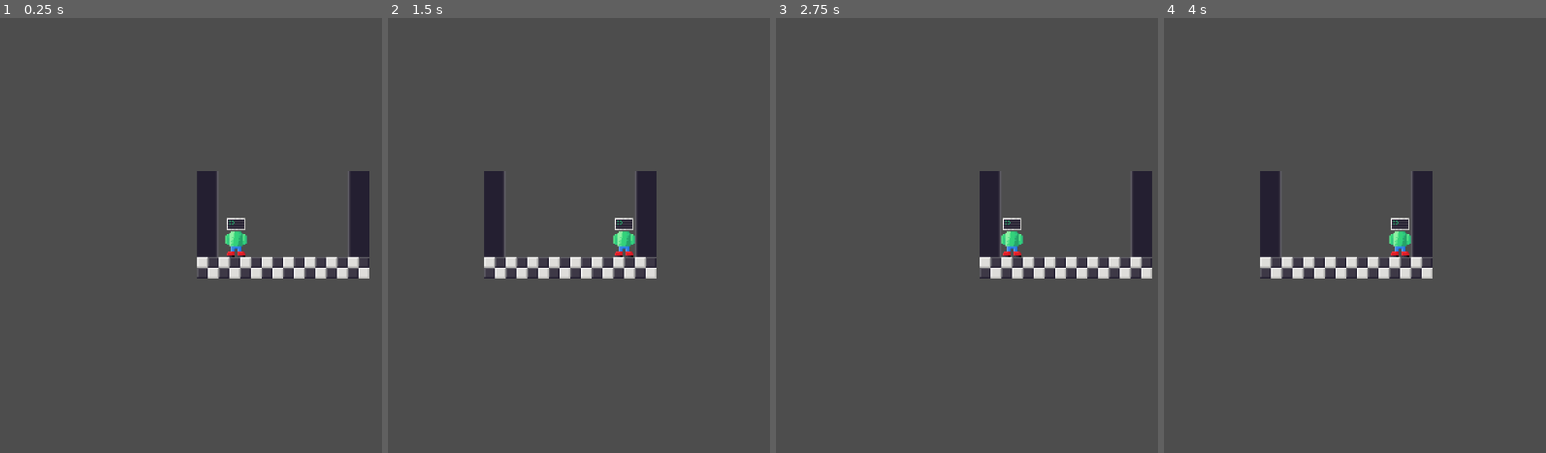
Above: before the commit, frames 1-4 (left to right).
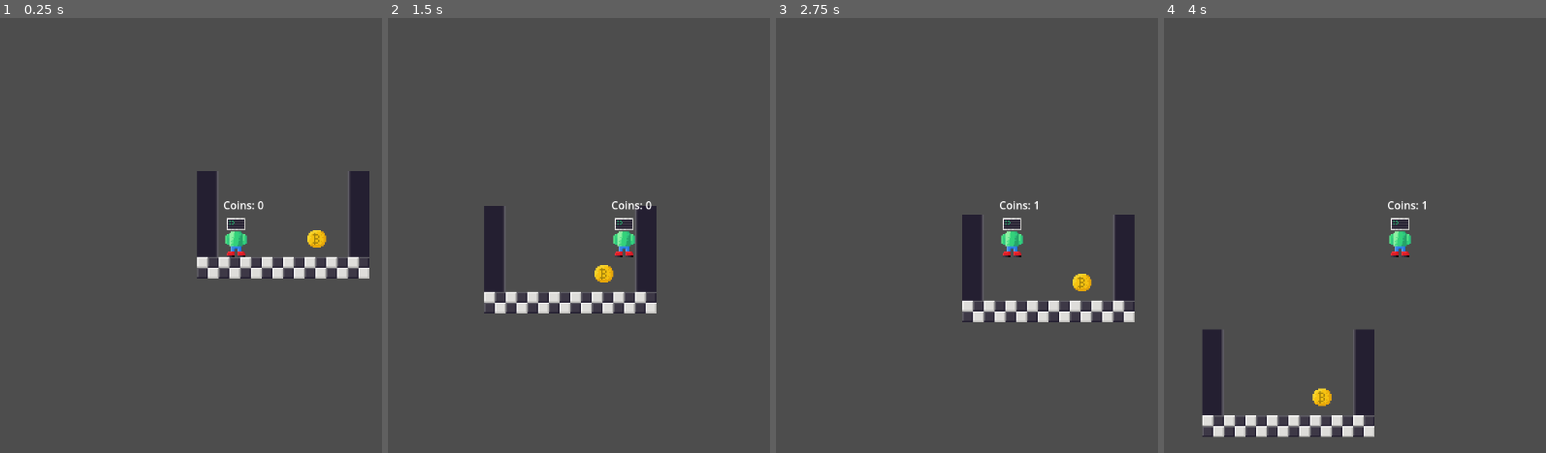
Above: after the commit, the same moments.

Repository: L0UARN/computerman
Game: Godot game, scene res://scenes/level.tscn
Two runs of this game, one before a commit and one after it. Both use one fixed random seed, a clock stepped at 60 frames per second and the inputs below. Before the commit the project has no main scene; this scene is started directly in both runs.
Inputs:
- Up to frame 1 (0.25 s): no input
- Up to frame 2 (1.5 s): tap Enter (ui_accept) at 0.5, 0.6 s; hold Up (Jump, bound only after the commit) 0.53-1.28 s; hold Right (ui_right) from 0.53 s (still down); tap Up (Jump, bound only after the commit) at 1.35 s
- Up to frame 3 (2.75 s): tap Up (Jump, bound only after the commit) at 1.52, 1.82 s; tap Enter (ui_accept) at 1.55, 2.1 s; release Right (ui_right) at 2.03 s; hold Left (ui_left) from 2.03 s (still down); hold Up (Jump, bound only after the commit) from 2.03 s (still down)
- Up to frame 4 (4 s): release Left (ui_left) at 2.78 s; release Up (Jump, bound only after the commit) at 2.78 s; hold Right (ui_right) from 2.78 s (still down); tap Enter (ui_accept) at 2.85 s; tap Up (Jump, bound only after the commit) at 3.02, 3.32 s; hold Up (Jump, bound only after the commit) from 3.53 s (still down)

The runs differ from the first frame. In frame 1, 0.3% of the frame differs, in the area x 58-86%, y 42-53%; in frame 2, 4.3%; in frame 3, 6.7%; in frame 4, 7.1%, in the area x 9-71%, y 35-97%.

Commit message:
Player movement

Diff:
--- a/project.godot
+++ b/project.godot
@@ -11,5 +11,28 @@
 [application]
 
 config/name="ComputerMan"
+run/main_scene="res://scenes/level.tscn"
 config/features=PackedStringArray("4.2", "Forward Plus")
 config/icon="res://icon.svg"
+
+[input]
+
+MoveLeft={
+"deadzone": 0.5,
+"events": [Object(InputEventKey,"resource_local_to_scene":false,"resource_name":"","device":-1,"window_id":0,"alt_pressed":false,"shift_pressed":false,"ctrl_pressed":false,"meta_pressed":false,"pressed":false,"keycode":0,"physical_keycode":65,"key_label":0,"unicode":97,"echo":false,"script":null)
+, Object(InputEventKey,"resource_local_to_scene":false,"resource_name":"","device":-1,"window_id":0,"alt_pressed":false,"shift_pressed":false,"ctrl_pressed":false,"meta_pressed":false,"pressed":false,"keycode":0,"physical_keycode":4194319,"key_label":0,"unicode":0,"echo":false,"script":null)
+, Object(InputEventKey,"resource_local_to_scene":false,"resource_name":"","device":-1,"window_id":0,"alt_pressed":false,"shift_pressed":false,"ctrl_pressed":false,"meta_pressed":false,"pressed":false,"keycode":0,"physical_keycode":81,"key_label":0,"unicode":113,"echo":false,"script":null)
+]
+}
+MoveRight={
+"deadzone": 0.5,
+"events": [Object(InputEventKey,"resource_local_to_scene":false,"resource_name":"","device":-1,"window_id":0,"alt_pressed":false,"shift_pressed":false,"ctrl_pressed":false,"meta_pressed":false,"pressed":false,"keycode":0,"physical_keycode":68,"key_label":0,"unicode":100,"echo":false,"script":null)
+, Object(InputEventKey,"resource_local_to_scene":false,"resource_name":"","device":-1,"window_id":0,"alt_pressed":false,"shift_pressed":false,"ctrl_pressed":false,"meta_pressed":false,"pressed":false,"keycode":0,"physical_keycode":4194321,"key_label":0,"unicode":0,"echo":false,"script":null)
+]
+}
+Jump={
+"deadzone": 0.5,
+"events": [Object(InputEventKey,"resource_local_to_scene":false,"resource_name":"","device":-1,"window_id":0,"alt_pressed":false,"shift_pressed":false,"ctrl_pressed":false,"meta_pressed":false,"pressed":false,"keycode":0,"physical_keycode":4194320,"key_label":0,"unicode":0,"echo":false,"script":null)
+, Object(InputEventKey,"resource_local_to_scene":false,"resource_name":"","device":-1,"window_id":0,"alt_pressed":false,"shift_pressed":false,"ctrl_pressed":false,"meta_pressed":false,"pressed":false,"keycode":0,"physical_keycode":32,"key_label":0,"unicode":32,"echo":false,"script":null)
+]
+}
--- a/scenes/character.gd
+++ b/scenes/character.gd
@@ -1,28 +1,39 @@
+class_name Character
 extends CharacterBody2D
 
 
-const SPEED = 300.0
-const JUMP_VELOCITY = -400.0
+# The player's movement speed, set by default to 6 tiles per second
+@export var speed: float = 6.0 * 32.0
+# The player's jump force, set by default to 16 tiles per second
+@export var jump_speed: float = -16.0 * 32.0
 
 # Get the gravity from the project settings to be synced with RigidBody nodes.
 var gravity = ProjectSettings.get_setting("physics/2d/default_gravity")
 
 
+# The collected coins counter
+var _coins: int = 0
+# And the label which will display the collected coins
+@onready var _coins_display = $Label
+
+
+func add_coins(amount: int) -> void:
+	_coins += amount
+	_coins_display.text = "Coins: " + str(_coins)
+
+
 func _physics_process(delta):
-	# Add the gravity.
+	var direction = Input.get_axis("MoveLeft", "MoveRight")
+	velocity.x = direction * speed
+
+	if Input.is_action_pressed("Jump") and is_on_floor():
+		velocity.y += jump_speed
+
 	if not is_on_floor():
 		velocity.y += gravity * delta
 
-	# Handle jump.
-	if Input.is_action_just_pressed("ui_accept") and is_on_floor():
-		velocity.y = JUMP_VELOCITY
+	move_and_slide()
 
-	# Get the input direction and handle the movement/deceleration.
-	# As good practice, you should replace UI actions with custom gameplay actions.
-	var direction = Input.get_axis("ui_left", "ui_right")
-	if direction:
-		velocity.x = direction * SPEED
-	else:
-		velocity.x = move_toward(velocity.x, 0, SPEED)
 
-	move_and_slide()
+func _ready():
+	_coins_display.text = "Coins: " + str(_coins)
--- a/scenes/character.tscn
+++ b/scenes/character.tscn
@@ -18,3 +18,11 @@
 shape = SubResource("RectangleShape2D_kovo7")
 
 [node name="Camera2D" type="Camera2D" parent="."]
+
+[node name="Label" type="Label" parent="."]
+offset_left = -19.0
+offset_top = -57.0
+offset_right = 21.0
+offset_bottom = -34.0
+horizontal_alignment = 1
+vertical_alignment = 1
--- /dev/null
+++ b/scenes/coin.gd
@@ -0,0 +1,19 @@
+class_name Coin
+extends Area2D
+
+
+@export var value: int = 1
+
+
+# Function called when the coin is created
+func _ready():
+	# We tell the coin to call the function _on_body_entered when an object collides with it
+	body_entered.connect(_on_body_entered)
+
+
+# Function meant to be call when there's a collision between a body and the coin
+func _on_body_entered(body: Node2D) -> void:
+	# We start by checking if the body is a character
+	if body is Character:
+		# If it is, we add coins to the character
+		body.add_coins(value)
--- a/scenes/coin.tscn
+++ b/scenes/coin.tscn
@@ -1,12 +1,14 @@
-[gd_scene load_steps=3 format=3 uid="uid://c3tg3053t8crv"]
+[gd_scene load_steps=4 format=3 uid="uid://c3tg3053t8crv"]
 
 [ext_resource type="Texture2D" uid="uid://34us2cx6b4m1" path="res://sprites/Coin.png" id="1_i68pc"]
+[ext_resource type="Script" path="res://scenes/coin.gd" id="1_mkgb0"]
 
 [sub_resource type="RectangleShape2D" id="RectangleShape2D_pipai"]
 size = Vector2(32, 32)
 
 [node name="Coin" type="Area2D"]
 collision_layer = 0
+script = ExtResource("1_mkgb0")
 
 [node name="Sprite2D" type="Sprite2D" parent="."]
 texture_filter = 1
--- a/scenes/level.tscn
+++ b/scenes/level.tscn
@@ -1,7 +1,8 @@
-[gd_scene load_steps=5 format=3 uid="uid://bllho7p1hdfbu"]
+[gd_scene load_steps=6 format=3 uid="uid://bllho7p1hdfbu"]
 
 [ext_resource type="Texture2D" uid="uid://csw4vfr8ndkia" path="res://sprites/Tiles.png" id="1_cdguu"]
 [ext_resource type="PackedScene" uid="uid://dakt61e1lryxa" path="res://scenes/character.tscn" id="2_3h6e3"]
+[ext_resource type="PackedScene" uid="uid://c3tg3053t8crv" path="res://scenes/coin.tscn" id="3_h8s22"]
 
 [sub_resource type="TileSetAtlasSource" id="TileSetAtlasSource_774h1"]
 texture = ExtResource("1_cdguu")
@@ -37,3 +38,6 @@
 
 [node name="Character" parent="." instance=ExtResource("2_3h6e3")]
 position = Vector2(58, -71)
+
+[node name="Coin" parent="." instance=ExtResource("3_h8s22")]
+position = Vector2(178, -60)
